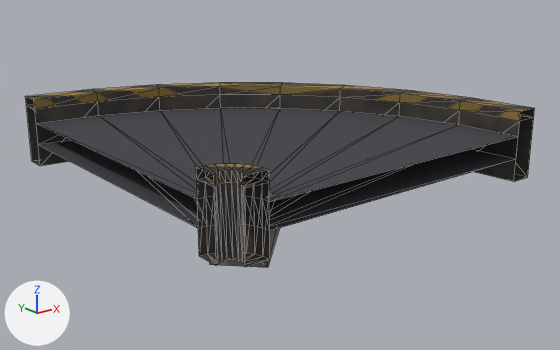
An edit to the glTF model jogo/assets/modelos/logistica/esteira/esteira_curva_esq.glb, drawn before and after from the same camera.
Camera for both pictures: a 50 mm lens placed at (-1.267, -1.616, 0.655), pointed at (-0.018, -0.055, 0.031). Every picture has the same lights, and +X, +Y and +Z are marked at lower left. The older version comes first. Mesh edges are drawn as thin lines. Vertices at exactly the same position are counted once.

Script lines for the objects in view, before the commit:
```python
me_esteira_curva_esq_corpo = bpy.data.meshes.new('esteira_curva_esq_corpo')
me_esteira_curva_esq_corpo.from_pydata(...)  # 152 vertices, 300 faces; spans x -0.5..0.46, y -0.5..0.46, z 0.0..0.225
# faces by material slot: [236, 64]
me_esteira_curva_esq_corpo.materials.append(mat_esteira_curva_esq_tex)  # picture img_esteira_curva_esq_tex
me_esteira_curva_esq_corpo.materials.append(mat_p_esteira)  # dark grey #3f3f45
ob_esteira_curva_esq = bpy.data.objects.new('esteira_curva_esq', me_esteira_curva_esq_corpo)
ob_esteira_curva_esq.location = (0.0, 0.0, 0.0)
```
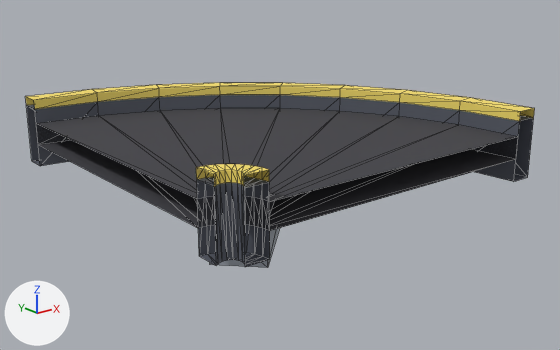
Edits to the scene script, one JSON object a line:
```json
{"op": "add", "block": "mat_p_escuro", "code": ["mat_p_escuro = principled_material('P_Escuro')", "mat_p_escuro.base_color = (0.1, 0.11, 0.14)  # dark grey #595d69", "mat_p_escuro.roughness = 0.7"]}
{"op": "add", "block": "mat_p_faixa", "code": ["mat_p_faixa = principled_material('P_Faixa')", "mat_p_faixa.base_color = (0.95, 0.75, 0.15)  # yellow #f9e16c", "mat_p_faixa.roughness = 0.7"]}
{"op": "add", "block": "mat_p_metal", "code": ["mat_p_metal = principled_material('P_Metal')", "mat_p_metal.base_color = (0.42, 0.46, 0.52)  # light grey #adb5bf", "mat_p_metal.metallic = 0.3"]}
{"block": "me_esteira_curva_esq_corpo", "where": "me_esteira_curva_esq_corpo.from_pydata(...)  # 152 vertices, 300 faces; spans x -0.5..0.46, y -0.5..0.46, z 0.0..0.225"}
{"block": "me_esteira_curva_esq_corpo", "where": "# used by ob_esteira_curva_esq; location = (0.0, 0.0, 0.0)"}
{"block": "me_esteira_curva_esq_corpo", "change": "me_esteira_curva_esq_corpo part 1: 128 of the faces centred in x -0.497..0.454, y -0.497..0.454, z 0.04..0.2 switch from mat_esteira_curva_esq_tex (picture img_esteira_curva_esq_tex) to mat_p_escuro (dark grey #595d69)"}
{"block": "me_esteira_curva_esq_corpo", "change": "me_esteira_curva_esq_corpo part 2: 4 of the faces centred in x -0.278..-0.194, y -0.278..-0.194, z 0.0..0.1 switch from mat_esteira_curva_esq_tex (picture img_esteira_curva_esq_tex) to mat_p_metal (light grey #adb5bf)"}
{"block": "me_esteira_curva_esq_corpo", "change": "me_esteira_curva_esq_corpo part 3: 4 of the faces centred in x -0.099..-0.014, y -0.099..-0.014, z 0.0..0.1 switch from mat_esteira_curva_esq_tex (picture img_esteira_curva_esq_tex) to mat_p_metal (light grey #adb5bf)"}
{"block": "me_esteira_curva_esq_corpo", "change": "me_esteira_curva_esq_corpo part 4: 2 of the faces centred in x -0.429..-0.401, y -0.429..-0.401, z 0.033..0.067 switch from mat_esteira_curva_esq_tex (picture img_esteira_curva_esq_tex) to mat_p_metal (light grey #adb5bf)"}
{"block": "me_esteira_curva_esq_corpo", "change": "me_esteira_curva_esq_corpo part 5: all 96 faces centred in x -0.497..0.454, y -0.497..0.454, z 0.208..0.225 switch from mat_esteira_curva_esq_tex (picture img_esteira_curva_esq_tex) to mat_p_faixa (yellow #f9e16c)"}
{"block": "me_esteira_curva_esq_corpo", "change": "me_esteira_curva_esq_corpo part 6: texture (UV) coordinates of 300 of 300 faces, centred in x -0.497..0.454, y -0.497..0.454, z 0.0..0.225, changed; they spanned u 0.0..1.0, v 0.0..1.0 and now span u 0.0..1.0, v 0.0..0.78"}
```

Where the change shows, as pixel boxes [x1, y1, x2, y2] in the pictures (560 x 350 px):
```json
{"object": "esteira_curva_esq", "change": "recoloured, surface changed", "before": [25, 83, 535, 268], "after": [25, 83, 535, 268], "on screen": "lighter"}
{"part": 1, "of": "me_esteira_curva_esq_corpo", "change": "recoloured", "before": [26, 95, 534, 267], "after": [26, 95, 534, 267]}
{"part": 2, "of": "me_esteira_curva_esq_corpo", "change": "recoloured", "before": [268, 229, 277, 264], "after": [268, 229, 277, 264]}
{"part": 3, "of": "me_esteira_curva_esq_corpo", "change": "recoloured", "before": [269, 202, 280, 261], "after": [269, 202, 280, 261]}
{"part": 4, "of": "me_esteira_curva_esq_corpo", "change": "recoloured", "before": [210, 260, 268, 268], "after": [210, 260, 268, 268], "on screen": "black to light grey"}
{"part": 5, "of": "me_esteira_curva_esq_corpo", "change": "recoloured", "before": [25, 83, 535, 187], "after": [25, 83, 535, 187]}
{"part": 6, "of": "me_esteira_curva_esq_corpo", "change": "surface changed", "before": [25, 83, 535, 268], "after": [25, 83, 535, 268], "on screen": "lighter"}
```
